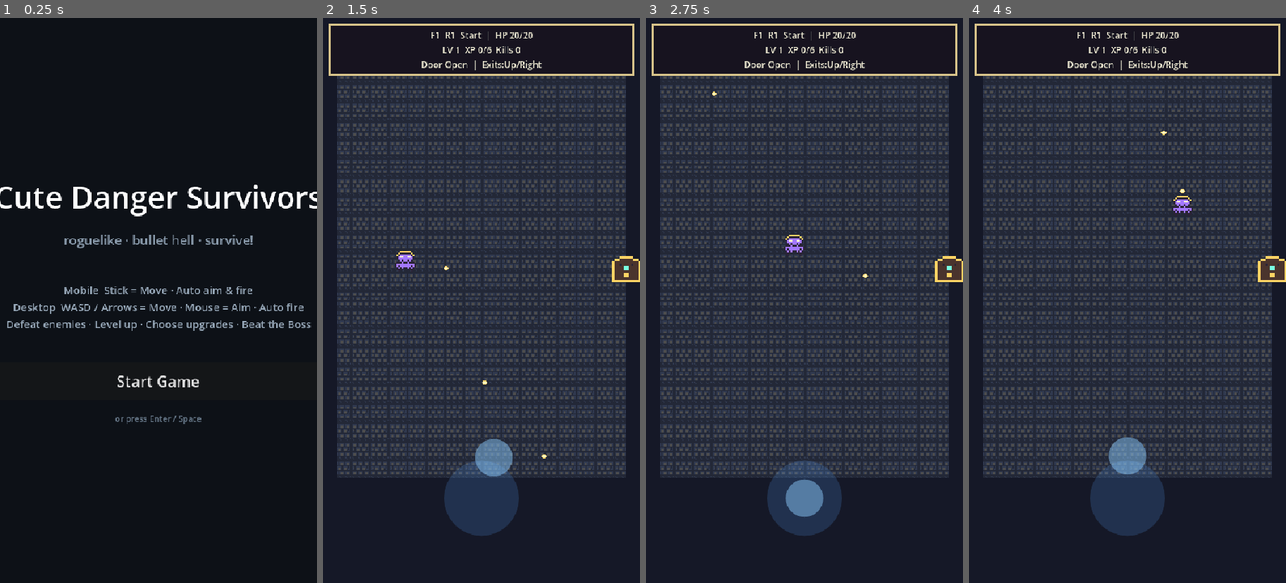
Above: before the commit, frames 1-4 (left to right).
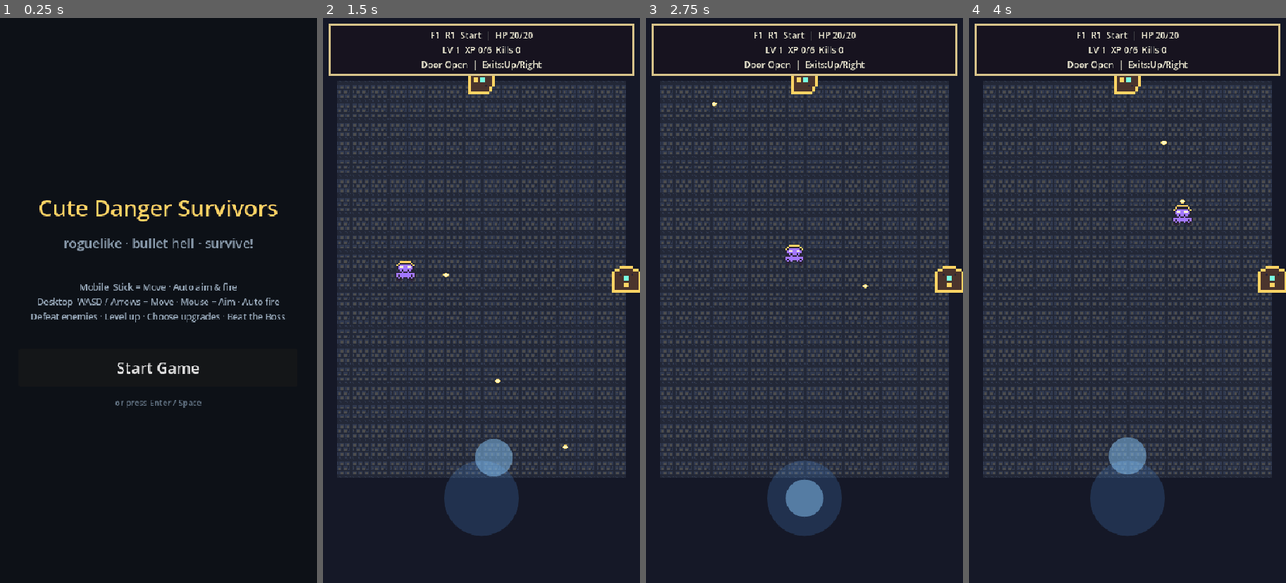
Above: after the commit, the same moments.

Repository: rinn0027-ai/cute-danger-survivors
Game: Godot game, scene res://scenes/StartMenu.tscn
Same seed, same stepped clock (60 frames per second), same inputs: the game is played once before the commit and once after it.
Inputs (mouse positions are in pixels of both pictures, inside the frame that each line leads up to):
- Up to frame 1 (0.25 s): no input
- Up to frame 2 (1.5 s): click "Start Game" at 0.5 s; tap Enter at 1.25 s; move the mouse to (551, 272) at 1.27 s; hold D (move_right) from 1.28 s (still down); tap 1 at 1.35 s; click (551, 272) at 1.42 s
- Up to frame 3 (2.75 s): tap Space at 1.52 s; release D (move_right) at 2 s; drag from (741, 328) to (950, 560) at 2.02 s
- Up to frame 4 (4 s): move the mouse to (1159, 176) at 2.77 s; hold D (move_right) 2.78-3.5 s; tap 3 at 2.85 s; drag from (1111, 413) to (1127, 57) at 3.52 s

The runs differ from the first frame. In frame 1, 5.8% of the frame differs, in the area x 0-100%, y 29-72%; in frame 2, 1.2%; in frame 3, 1.2%; in frame 4, 1.2%.

Commit message:
Fix portrait layout overlaps

Diff:
--- a/scripts/main.gd
+++ b/scripts/main.gd
@@ -162,7 +162,7 @@
 	var vp_size := get_viewport_rect().size
 	if vp_size.y > vp_size.x:
 		var margin_x := 24.0
-		var top_margin := 72.0
+		var top_margin := 106.0
 		var bottom_controls := 178.0
 		room_rect = Rect2(
 			Vector2(margin_x, top_margin),
--- a/scripts/start_menu.gd
+++ b/scripts/start_menu.gd
@@ -14,22 +14,26 @@
 	add_child(bg)
 
 	var center := VBoxContainer.new()
-	center.anchor_left = 0.5
-	center.anchor_right = 0.5
+	center.anchor_left = 0.06
+	center.anchor_right = 0.94
 	center.anchor_top = 0.5
 	center.anchor_bottom = 0.5
-	center.offset_left = -320
-	center.offset_right = 320
+	center.offset_left = 0
+	center.offset_right = 0
 	center.offset_top = -220
 	center.offset_bottom = 220
 	center.alignment = BoxContainer.ALIGNMENT_CENTER
-	center.add_theme_constant_override("separation", 22)
+	center.add_theme_constant_override("separation", 18)
 	add_child(center)
 
 	var title := Label.new()
 	title.text = "Cute Danger Survivors"
 	title.horizontal_alignment = HORIZONTAL_ALIGNMENT_CENTER
-	title.add_theme_font_size_override("font_size", 52)
+	title.autowrap_mode = TextServer.AUTOWRAP_WORD_SMART
+	title.add_theme_font_size_override("font_size", 38)
+	title.add_theme_color_override("font_color", Color("#ffd464"))
+	title.add_theme_color_override("font_outline_color", Color("#10131f"))
+	title.add_theme_constant_override("outline_size", 4)
 	center.add_child(title)
 
 	var subtitle := Label.new()
@@ -46,7 +50,8 @@
 	var controls := Label.new()
 	controls.text = "Mobile  Stick = Move · Auto aim & fire\nDesktop  WASD / Arrows = Move · Mouse = Aim · Auto fire\nDefeat enemies · Level up · Choose upgrades · Beat the Boss"
 	controls.horizontal_alignment = HORIZONTAL_ALIGNMENT_CENTER
-	controls.add_theme_font_size_override("font_size", 18)
+	controls.autowrap_mode = TextServer.AUTOWRAP_WORD_SMART
+	controls.add_theme_font_size_override("font_size", 15)
 	controls.modulate = Color("#99aabb")
 	center.add_child(controls)
 
Not shown, changed: docs/index.html
Not shown, changed: docs/index.pck
Not shown, changed: docs/index.service.worker.js
